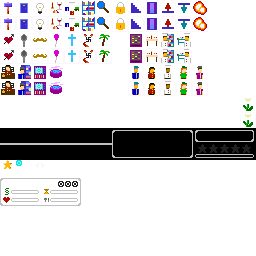
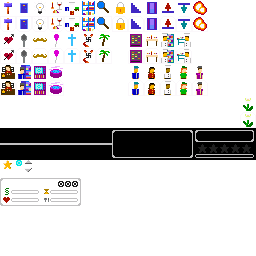
Layers edited between the first and the second w=256, h=256 image:
painted on "hud.png" over (24, 160, 45, 172)
